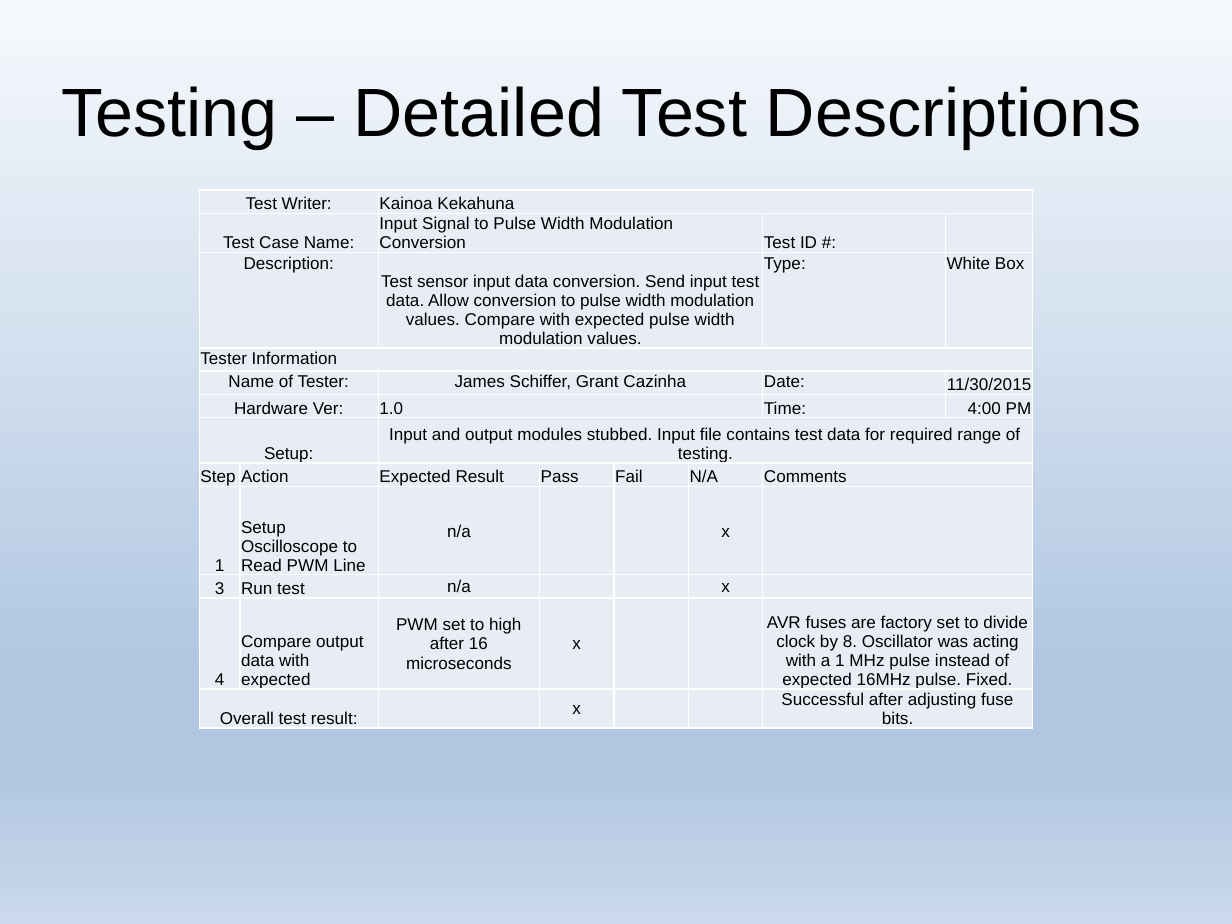
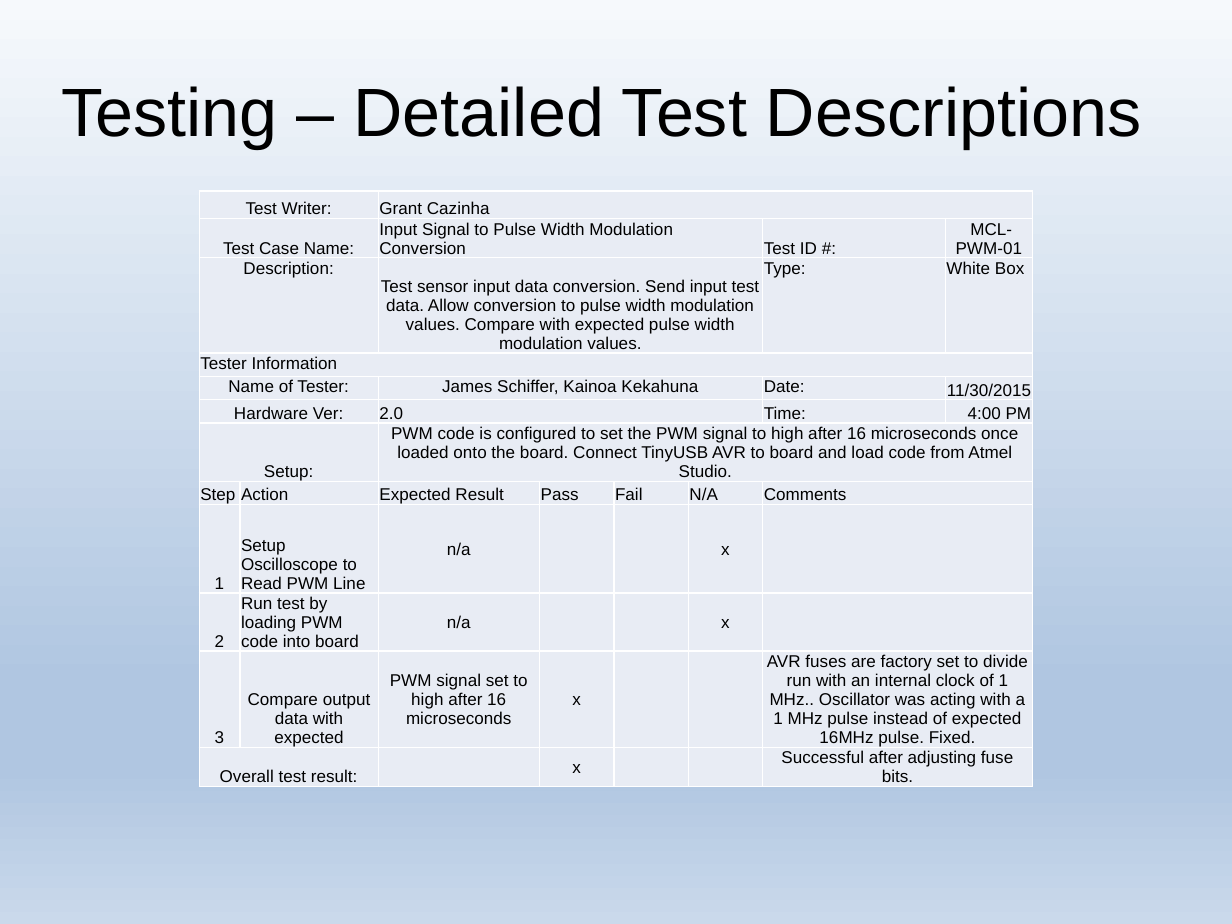
Before and after one commit to j1mb0/ECE411, a slide deck: slide 24 of T03_Final_Presentation.pptx (slide 21 before the commit). Drawn at 1232x924 pixels with LibreOffice and Linux fonts; fonts in the diff are those of the drawing. Boxes give left, top, right and bottom in pixels: in the first picture for what was removed or moved away, otherwise in the second. Text is boxed around its words. In the diff, an @@ line names an element or a change of style, - is before the commit and + after.

Commit message:
Adding Final Files
Adding BOM and Final Iterations of the Presentation and Test Plan.

```diff
--- a/T03_Final_Presentation.pptx
+++ b/T03_Final_Presentation.pptx
@@ table at (x1=199, y1=191, x2=1033, y2=809) @@
-row 1, column 3: Kainoa Kekahuna
+row 1, column 3: Grant Cazinha
-row 2, column 8: 
+row 2, column 8: MCL-PWM-01
-row 5, column 3: James Schiffer, Grant Cazinha
+row 5, column 3: James Schiffer, Kainoa Kekahuna
-row 6, column 3: 1.0
+row 6, column 3: 2.0
-row 7, column 3: Input and output modules stubbed. Input file contains test data for required range of testing.
+row 7, column 3: PWM code is configured to set the PWM signal to high after 16 microseconds once loaded onto the board. Connect TinyUSB AVR to board and load code from Atmel Studio.
-row 10, column 1: 3
+row 10, column 1: 2
-row 10, column 2: Run test
+row 10, column 2: Run test by loading PWM code into board
-row 11: 4 | Compare output data with expected | PWM set to high after 16 microseconds | x |  |  | AVR fuses are factory set to divide clock by 8. Oscillator was acting with a 1 MHz pulse instead of expected 16MHz pulse. Fixed. | 
+row 11: 3 | Compare output data with expected | PWM signal set to high after 16 microseconds | x |  |  | AVR fuses are factory set to divide run with an internal clock of 1 MHz.. Oscillator was acting with a 1 MHz pulse instead of expected 16MHz pulse. Fixed. | 
@@ alignment left to centre @@
```
Also in this commit, not shown: 6 other slides changed, 4 slides added, 2 other files.
